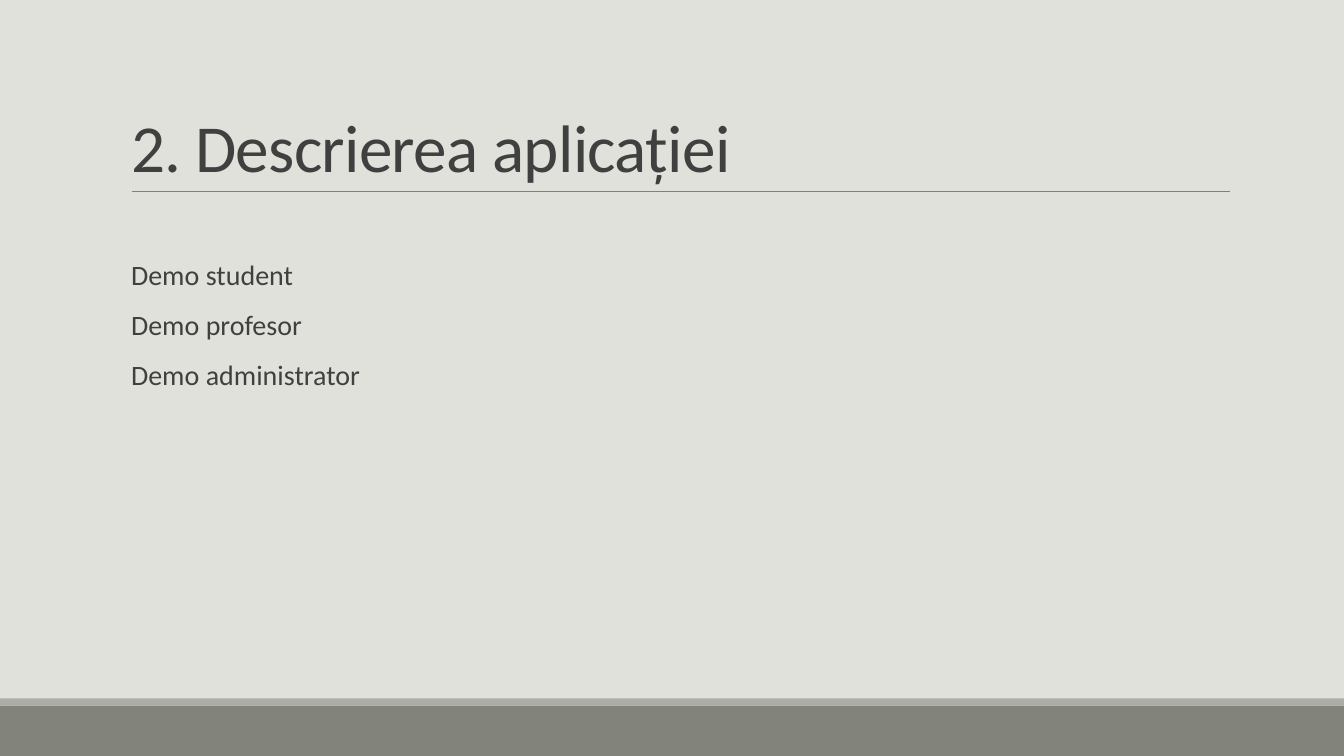
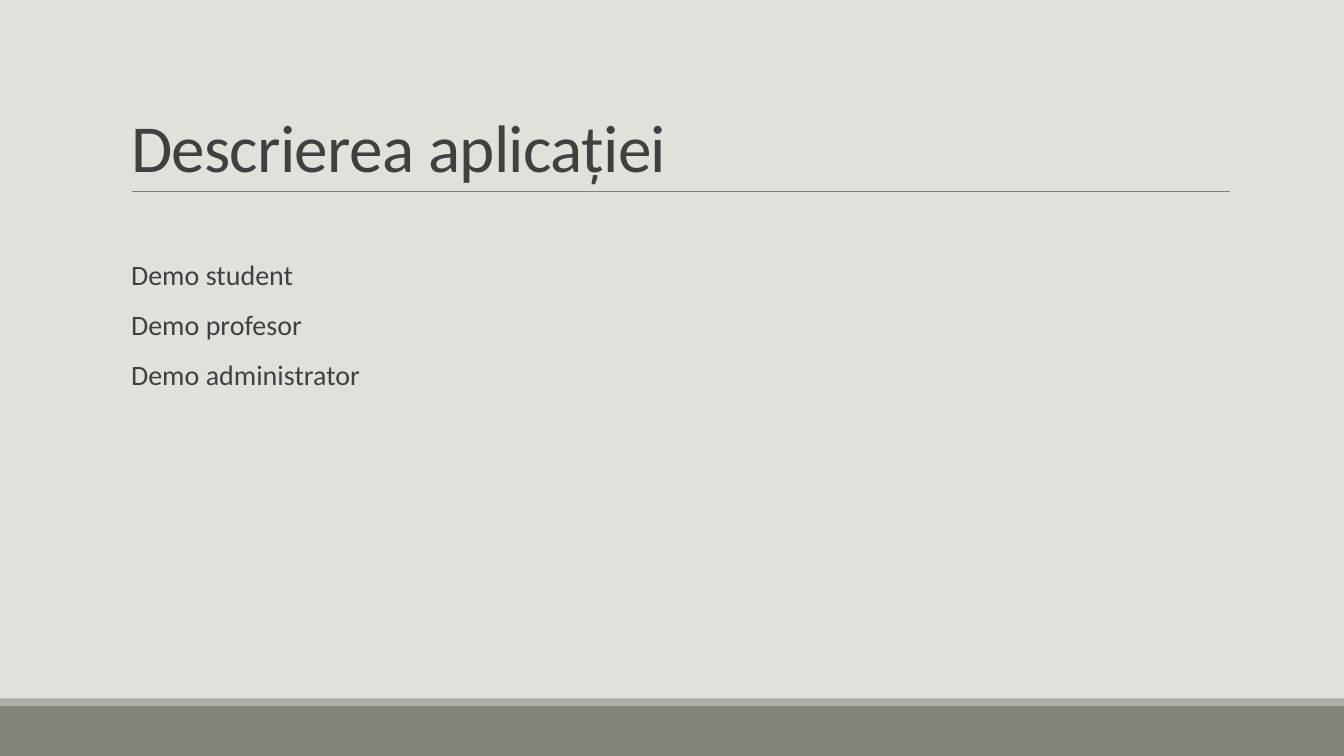
Before and after one commit to Tanasa-Nicoleta/bachelorManagement, a slide deck: slide 4 of Documents/ppt and video/Bachelor Degree Management.pptx (slide 5 before the commit). Drawn at 1344x756 pixels with LibreOffice and Linux fonts; fonts in the diff are those of the drawing. Boxes give left, top, right and bottom in pixels: in the first picture for what was removed or moved away, otherwise in the second. Text is boxed around its words. In the diff, an @@ line names an element or a change of style, - is before the commit and + after.

```diff
--- a/Documents/ppt and video/Bachelor Degree Management.pptx
+++ b/Documents/ppt and video/Bachelor Degree Management.pptx
@@ title at bbox=[131, 125, 666, 185]: text changed @@
-2. Descrierea aplicației
+Descrierea aplicației
```
Also in this commit, not shown: 3 other slides changed, 2 slides added, 6 slides removed, 23 other files.
